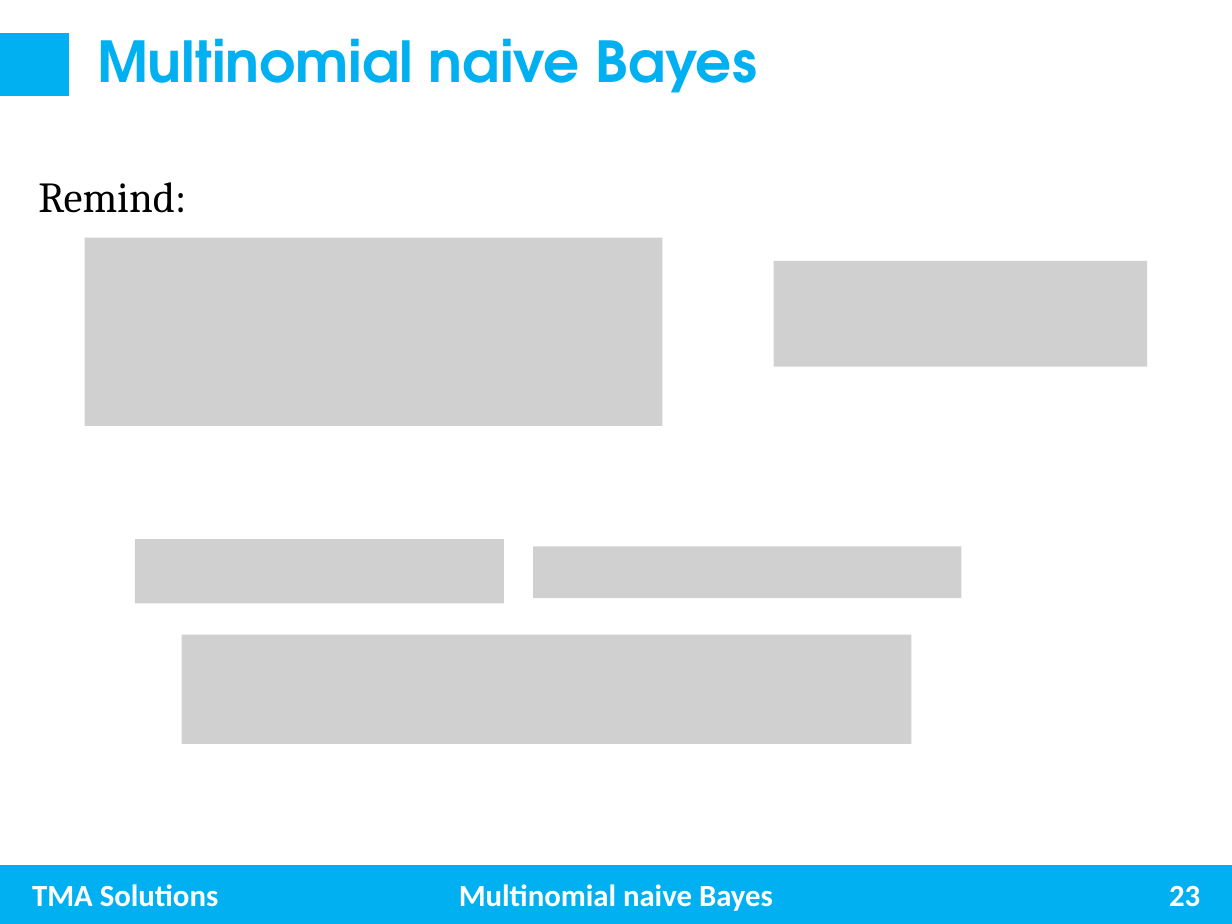
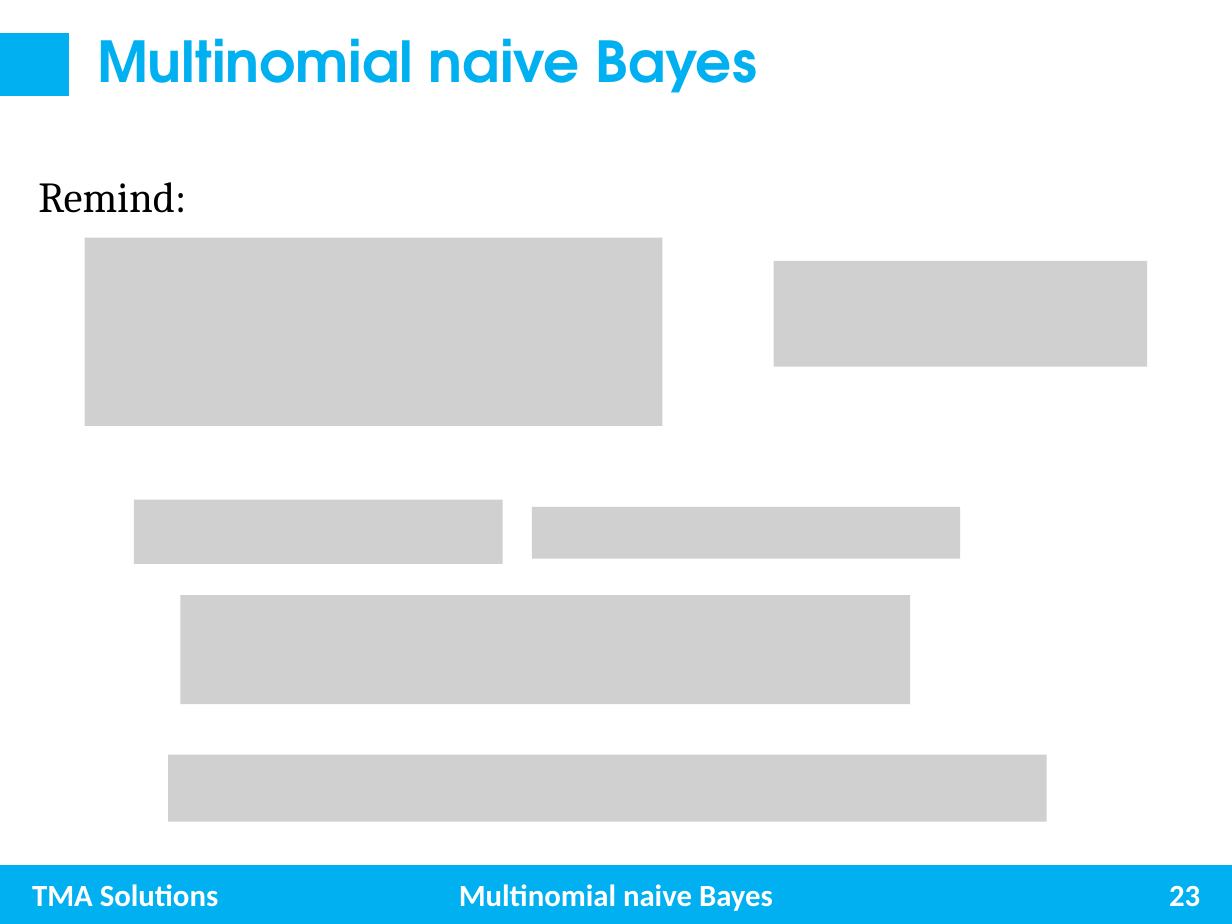
Before and after one commit to trungnghia2009/MachineLearning, a slide deck: slide 23 of Naive Bayes.pptx. Drawn at 1232x924 pixels with LibreOffice and Linux fonts; fonts in the diff are those of the drawing; grey boxes stand for pictures. Boxes give left, top, right and bottom in pixels: in the first picture for what was removed or moved away, otherwise in the second. Text is boxed around its words. In the diff, an @@ line names an element or a change of style, - is before the commit and + after.

Commit message:
update Naive Bayes

```diff
--- a/Naive Bayes.pptx
+++ b/Naive Bayes.pptx
@@ picture: place and size @@
-picture at (136,540,504,604)
+picture at (134,500,503,564)
@@ picture added at (532,506,961,558) @@
@@ picture removed at (533,546,962,598) @@
@@ picture: place and size @@
-picture at (181,634,910,744)
+picture at (180,595,909,705)
@@ picture added at (168,754,1046,821) @@
```
Also in this commit, not shown: 7 other slides changed, 1 slide added.
